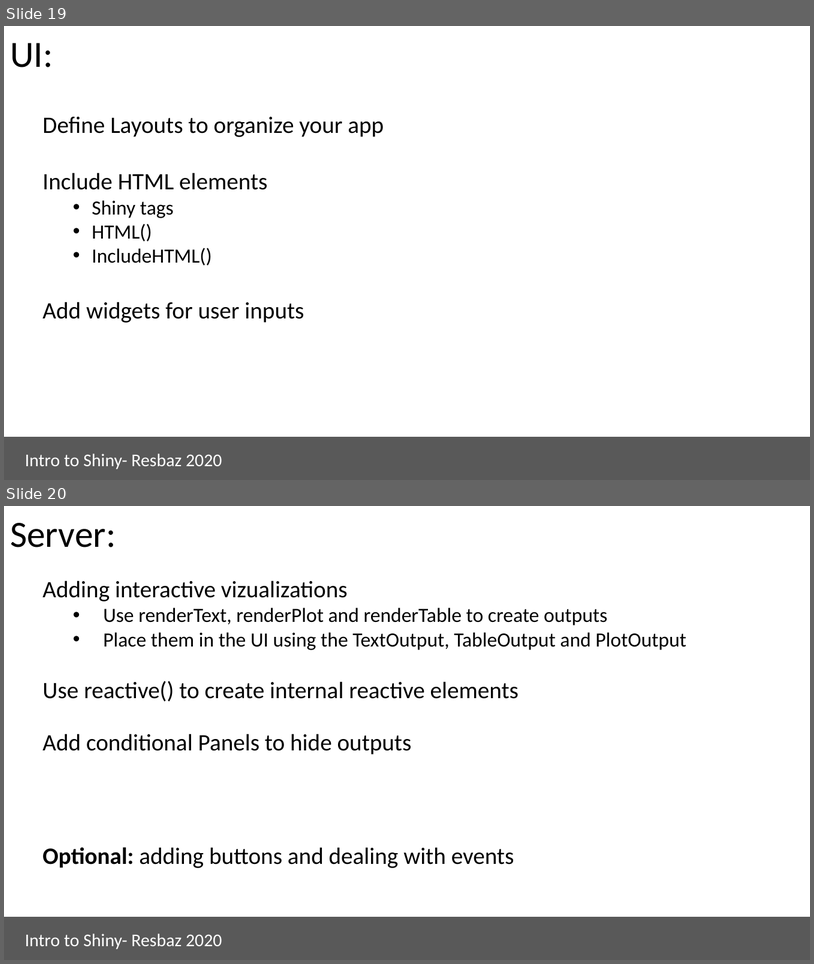
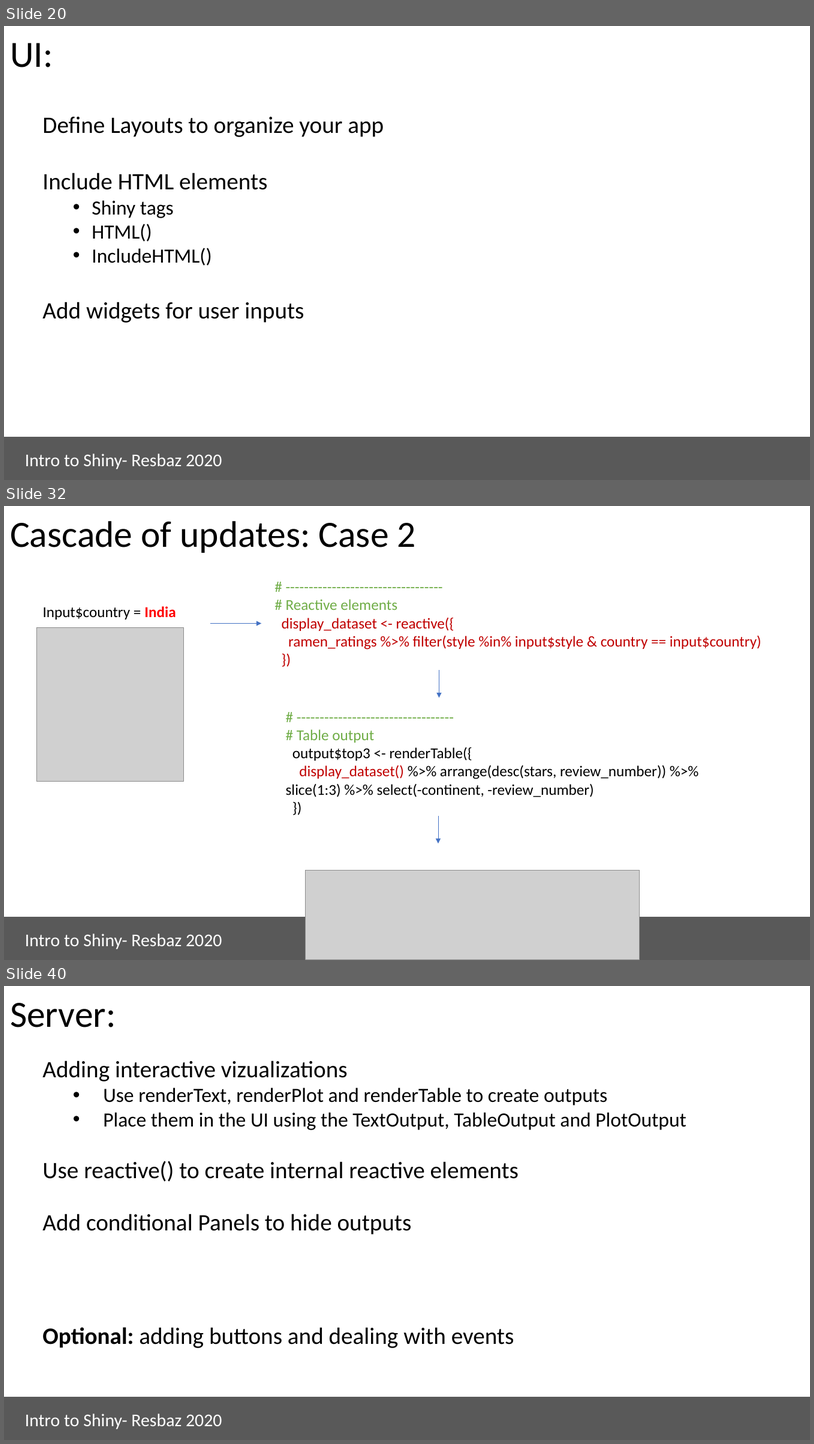
Before and after one commit to aponsero/Shiny_app_workshop_2020, a slide deck: Presentation/Presentation_slides.pptx. Shown one above the other, each under a label of ours: slides 19 and 20 before the commit, slides 20, 32 and 40 after it; the slides between them are not shown. The pictures are 814x964 and 814x1444 pixels, drawn with LibreOffice and Linux fonts; fonts in the diff are those of the drawing; grey boxes stand for pictures. Boxes give left, top, right and bottom in pixels: in the first picture for what was removed or moved away, otherwise in the second. Text is boxed around its words. In the diff, an @@ line names an element or a change of style, - is before the commit and + after.

```diff
--- a/Presentation/Presentation_slides.pptx
+++ b/Presentation/Presentation_slides.pptx
@@ slide 32 added at [4, 506, 810, 960], background #FFFFFF @@
@@ title added at [10, 521, 416, 553], 44 pt, text #000000 @@
+Cascade of updates: Case 2
@@ text added at [43, 606, 176, 619], 18 pt, text #000000 @@
+Input$country = India
@@ text added at [282, 599, 762, 649], 18 pt, text #C00000 @@
+# ----------------------------------
+# Reactive elements
+display_dataset <- reactive({
+ramen_ratings %>% filter(style %in% input$style & country == input$country)
+})
@@ picture added at [36, 628, 183, 781] @@
@@ arrow added from (210, 624) to (262, 624), #4472C4 0.5 pt @@
@@ arrow added from (440, 670) to (440, 698), #4472C4 0.5 pt @@
@@ text added at [286, 729, 666, 797], 18 pt, text #000000 @@
+# ----------------------------------
+# Table output
+output$top3 <- renderTable({
+display_dataset() %>% arrange(desc(stars, review_number)) %>% slice(1:3) %>% select(-continent, -review_number)
+})
@@ arrow added from (438, 816) to (438, 844), #4472C4 0.5 pt @@
@@ picture added at [306, 870, 641, 960] @@
@@ rectangle added at [4, 918, 810, 960], fill #595959, outline #595959 1 pt @@
@@ rectangle added at [19, 925, 246, 953], outline #595959 0.75 pt, 21.3 pt, text #FFFFFF @@
+Intro to Shiny- Resbaz 2020
@@ what was slide 19 is now slide 20 @@
@@ what was slide 20 is now slide 40 @@
```
Also in this commit, not shown: 19 other slides added, 1 other file.
